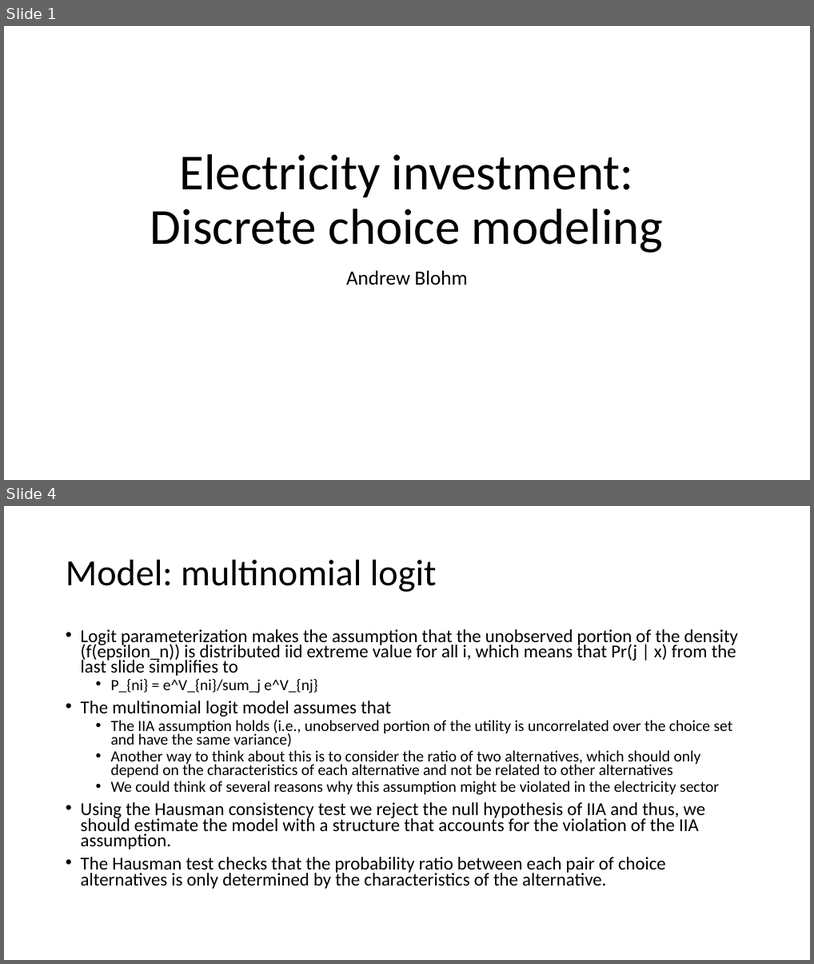
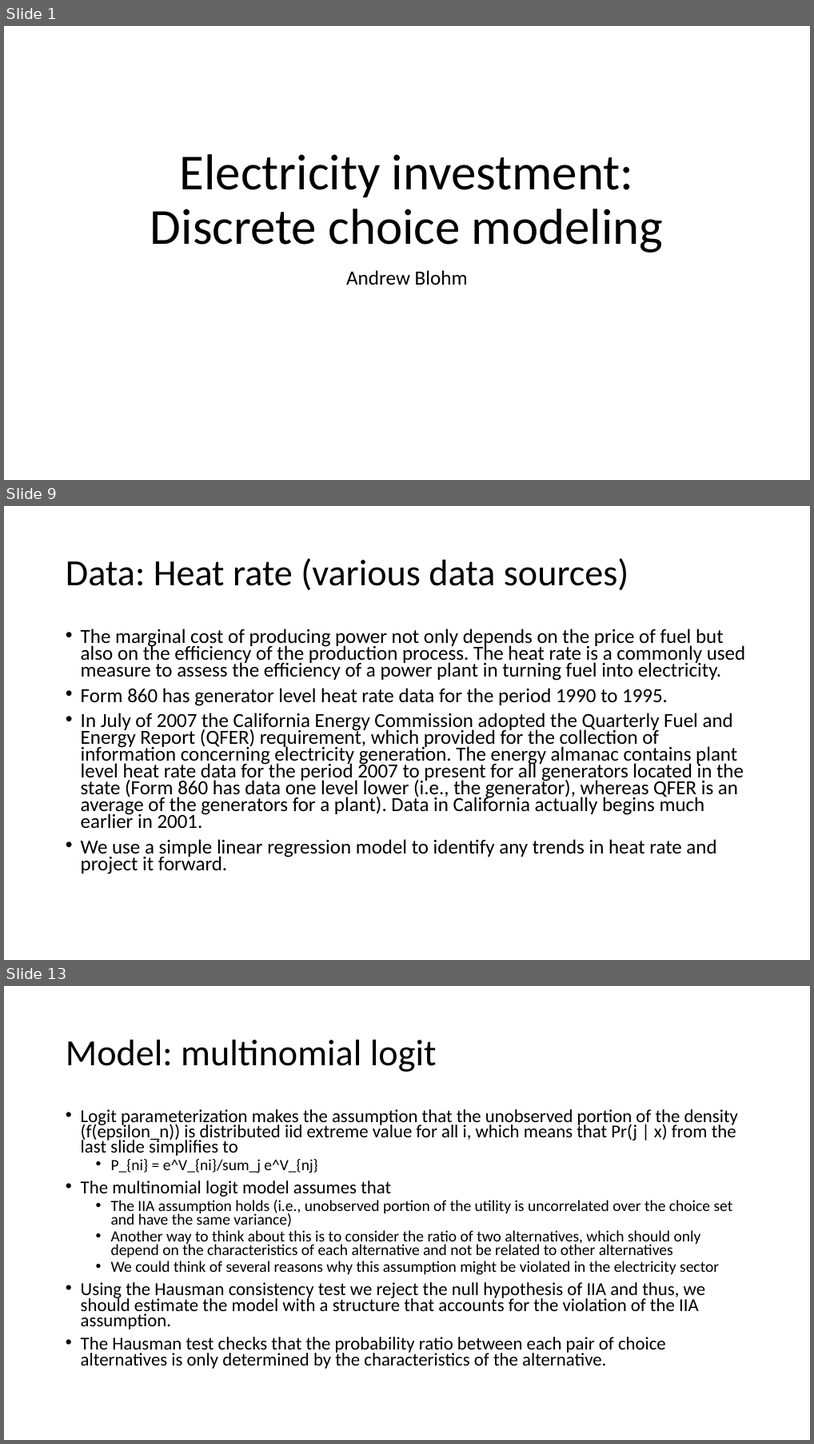
Before and after one commit to andymd26/fuzzy-waffle, a slide deck: doc/Electricity investment.pptx. Shown one above the other, each under a label of ours: slides 1 and 4 before the commit, slides 1, 9 and 13 after it; the slides between them are not shown. The pictures are 814x964 and 814x1444 pixels, drawn with LibreOffice and Linux fonts; fonts in the diff are those of the drawing. Boxes give left, top, right and bottom in pixels: in the first picture for what was removed or moved away, otherwise in the second. Text is boxed around its words. In the diff, an @@ line names an element or a change of style, - is before the commit and + after.

```diff
--- a/doc/Electricity investment.pptx
+++ b/doc/Electricity investment.pptx
@@ slide 9 added at <box>4,506,810,960</box>, background #FFFFFF @@
@@ title added at <box>66,558,630,591</box>, 44 pt, text #000000 @@
+Data: Heat rate (various data sources)
@@ text added at <box>81,628,746,874</box>, 23.8 pt, text #000000 @@
+• The marginal cost of producing power not only depends on the price of fuel but also on the efficiency of the production process. The heat rate is a commonly used measure to assess the efficiency of a power plant in turning fuel into electricity.
+• Form 860 has generator level heat rate data for the period 1990 to 1995.
+• In July of 2007 the California Energy Commission adopted the Quarterly Fuel and Energy Report (QFER) requirement, which provided for the collection of information concerning electricity generation. The energy almanac contains plant level heat rate data for the period 2007 to present for all generators located in the state (Form 860 has data one level lower (i.e., the generator), whereas QFER is an average of the generators for a plant). Data in California actually begins much earlier in 2001.
+• We use a simple linear regression model to identify any trends in heat rate and project it forward.
@@ what was slide 4 is now slide 13 @@
```
Also in this commit, not shown: 2 slides changed, 9 other slides added, 2 slides removed, 1 other file.
